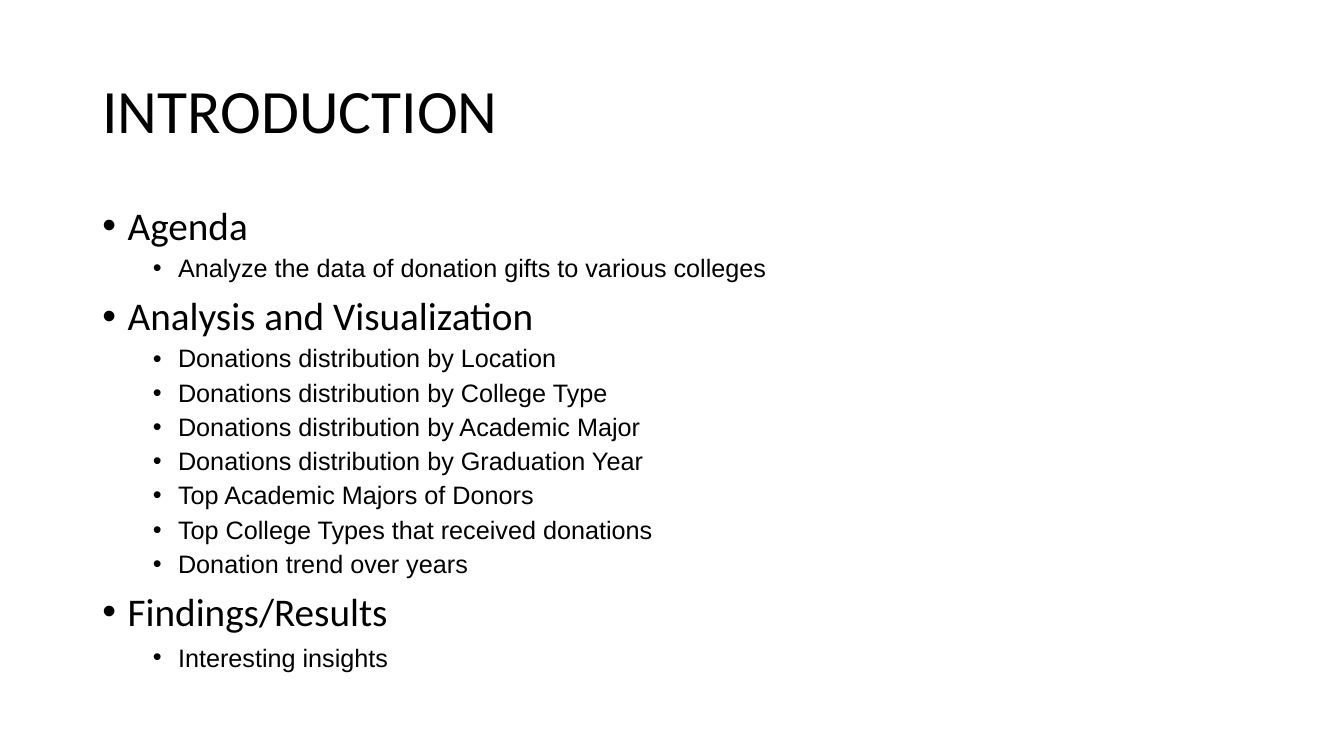
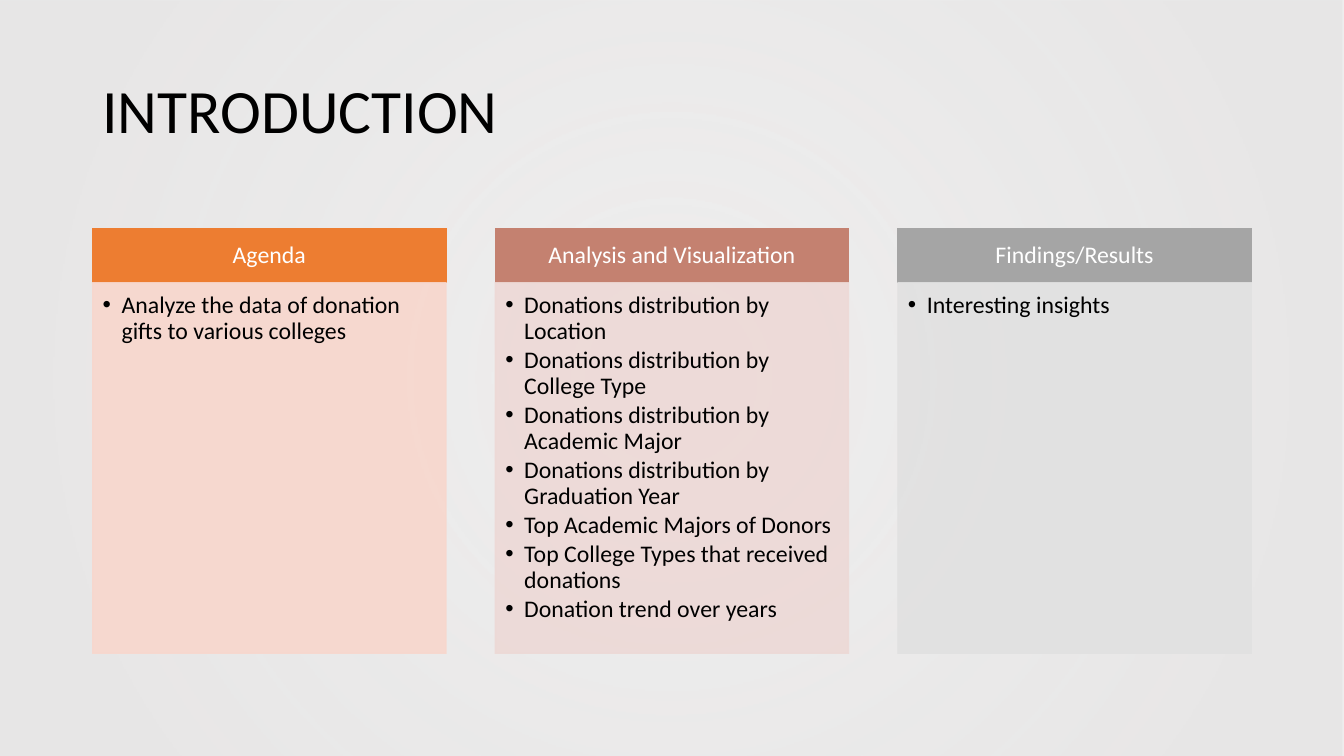
Before and after one commit to ShrutiMR/Data_Analysis_and_Reporting_of_College_Donations, a slide deck: slide 2 of College_Donations_Analysis_Report.pptx. Drawn at 1344x756 pixels with LibreOffice and Linux fonts; fonts in the diff are those of the drawing; background and template pictures are left out. Boxes give left, top, right and bottom in pixels: in the first picture for what was removed or moved away, otherwise in the second. Text is boxed around its words. In the diff, an @@ line names an element or a change of style, - is before the commit and + after.

```diff
--- a/College_Donations_Analysis_Report.pptx
+++ b/College_Donations_Analysis_Report.pptx
@@ rectangle added at <box>0,0,1344,756</box>, fill gradient #E7E6E6 @@
@@ text at <box>128,212,766,337</box>: paragraphs removed @@
-• Agenda
-  • Analyze the data of donation gifts to various colleges
-• Analysis and Visualization
@@ text "Donations distribution by Location": place and size @@
-text "Donations distribution by Location" at <box>128,212,766,672</box>
+text "Donations distribution by Location" at <box>524,296,831,621</box>
@@ text "Donations distribution by Location" at <box>524,296,831,621</box>: size 18 to 17 pt, font Arial to Calibri; indent changed; less space between paragraphs @@
@@ group added at <box>93,229,1251,653</box>: 6 rectangles, 5 texts @@
+Agenda
+  • Analyze the data of donation gifts to various colleges
+Analysis and Visualization
+Findings/Results
+  • Interesting insights
@@ text at <box>128,598,388,672</box>: paragraphs removed @@
-• Findings/Results
-  • Interesting insights
```
Also in this commit, not shown: 3 other slides changed, 9 slides added, 7 slides removed.
